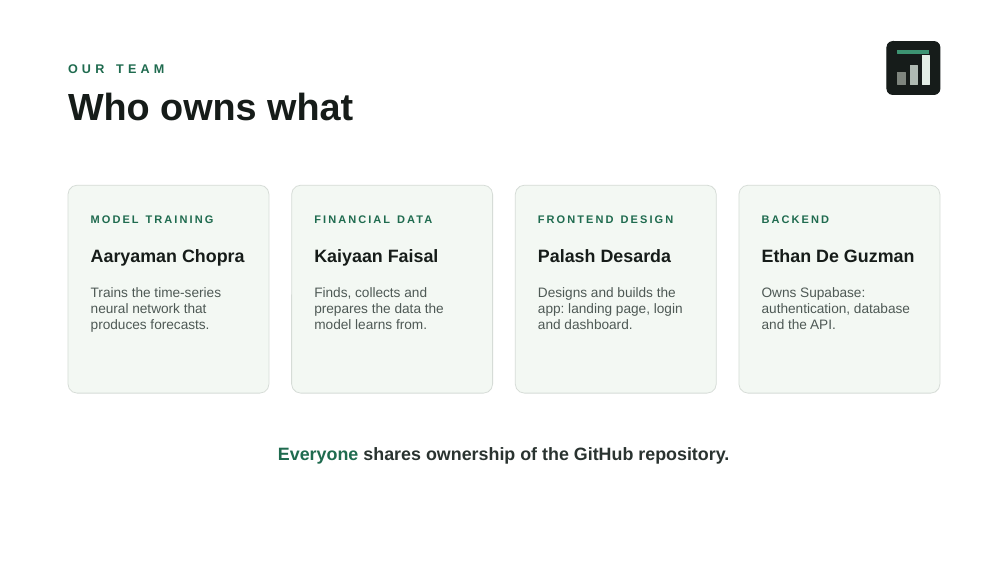
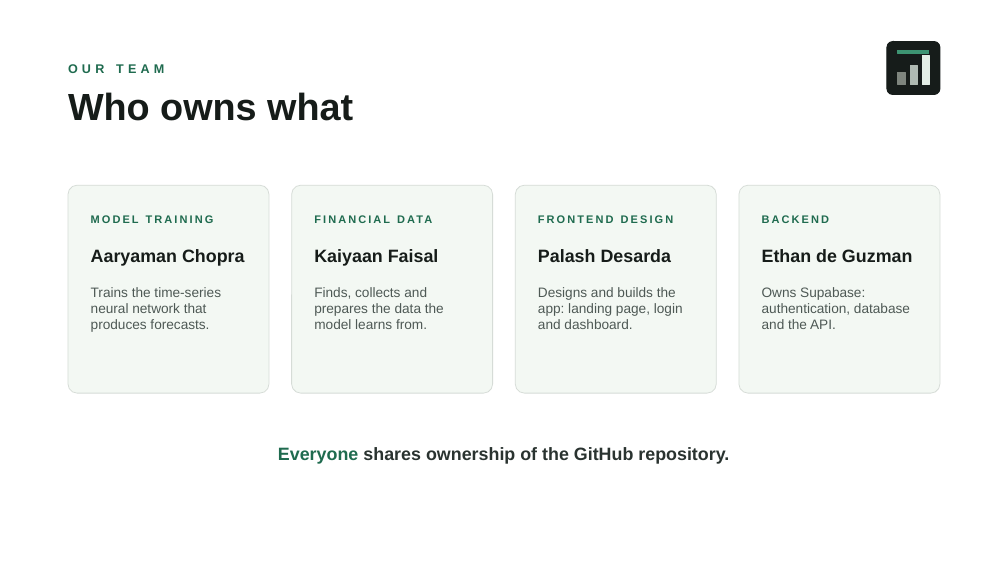
Before and after one commit to EDGDevelopment/Ascend, a slide deck: slide 2 of docs/Ascend_Sprint_Review_1.pptx. Drawn at 1008x567 pixels with LibreOffice and Linux fonts; fonts in the diff are those of the drawing. Boxes give left, top, right and bottom in pixels: in the first picture for what was removed or moved away, otherwise in the second. Text is boxed around its words. In the diff, an @@ line names an element or a change of style, - is before the commit and + after.

```diff
--- a/docs/Ascend_Sprint_Review_1.pptx
+++ b/docs/Ascend_Sprint_Review_1.pptx
@@ text at <box>762,249,913,262</box>: text changed @@
-Ethan De Guzman
+Ethan de Guzman
```
Also in this commit, not shown: 3 other slides changed.
